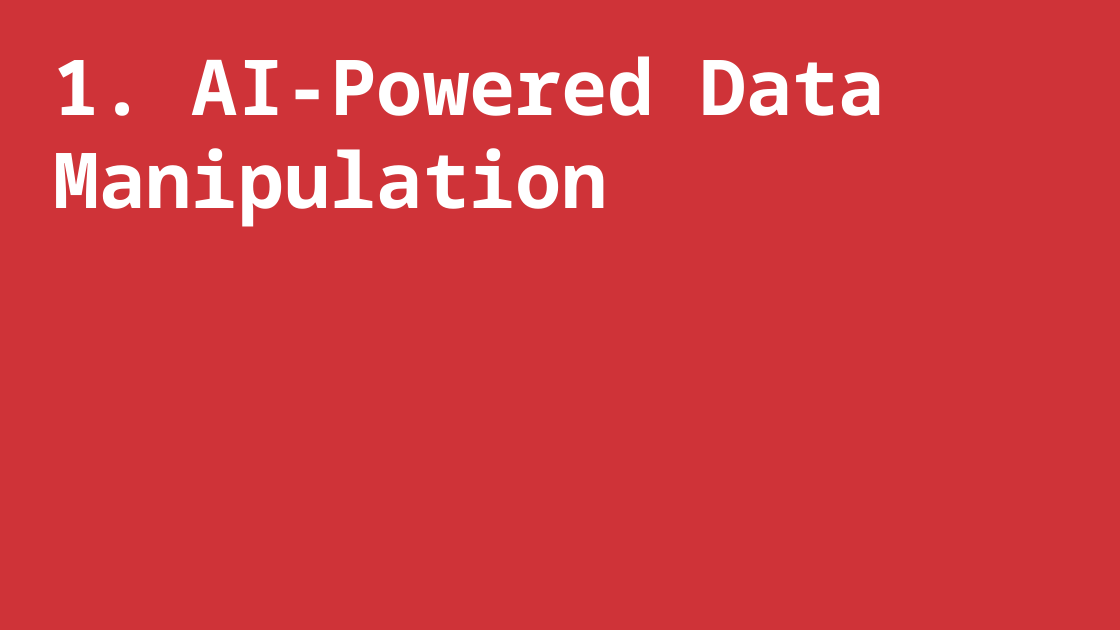
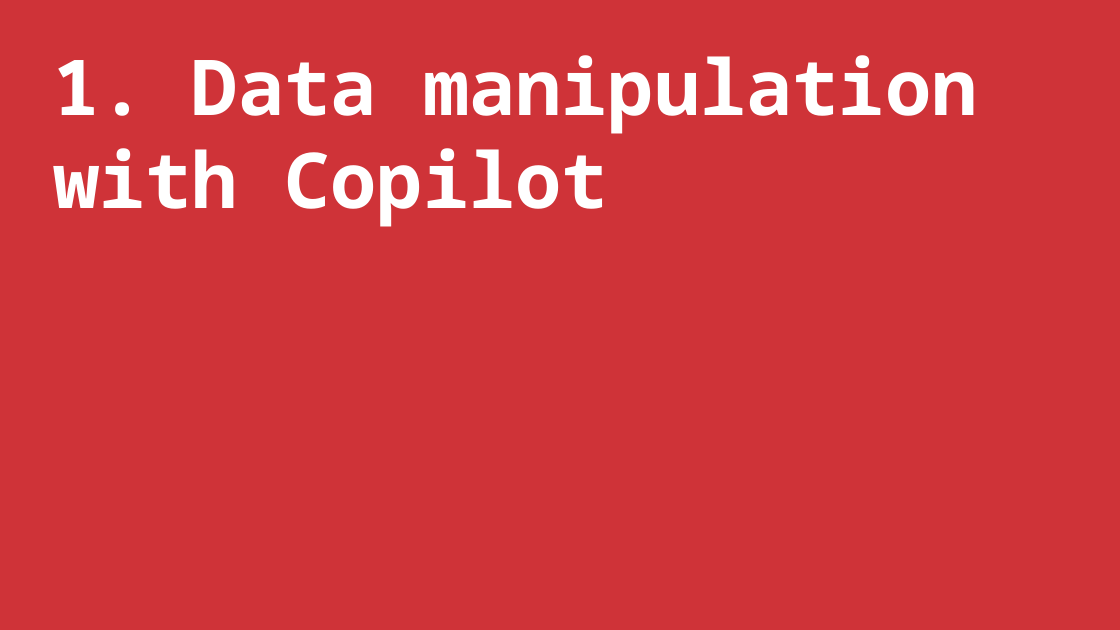
Before and after one commit to stringfestdata/xlgs-mc-2025, a slide deck: slide 6 of xlgs-analytics-2_0-slides.pptx. Drawn at 1120x630 pixels with LibreOffice and Linux fonts; fonts in the diff are those of the drawing. Boxes give left, top, right and bottom in pixels: in the first picture for what was removed or moved away, otherwise in the second. Text is boxed around its words. In the diff, an @@ line names an element or a change of style, - is before the commit and + after.

```diff
--- a/xlgs-analytics-2_0-slides.pptx
+++ b/xlgs-analytics-2_0-slides.pptx
@@ text at <box>53,55,977,227</box>: text changed @@
-1. AI-Powered Data Manipulation
+1. Data manipulation with Copilot
```
Also in this commit, not shown: 4 other slides changed, 23 other files.
